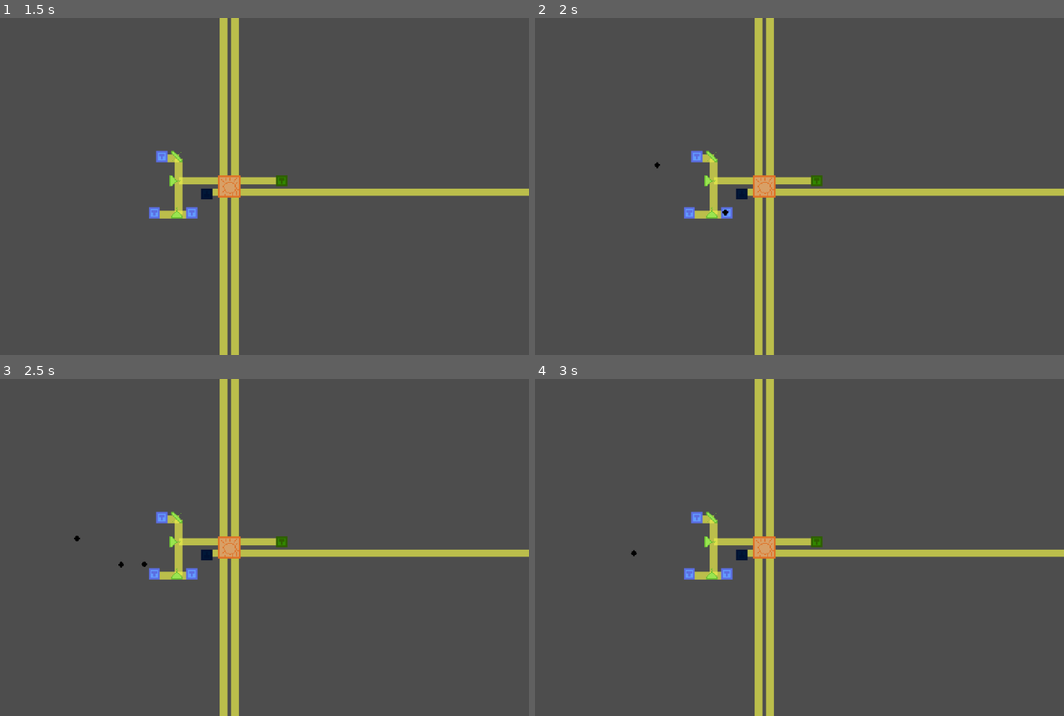
Above: before the commit, frames 1-4 (two rows, left to right).
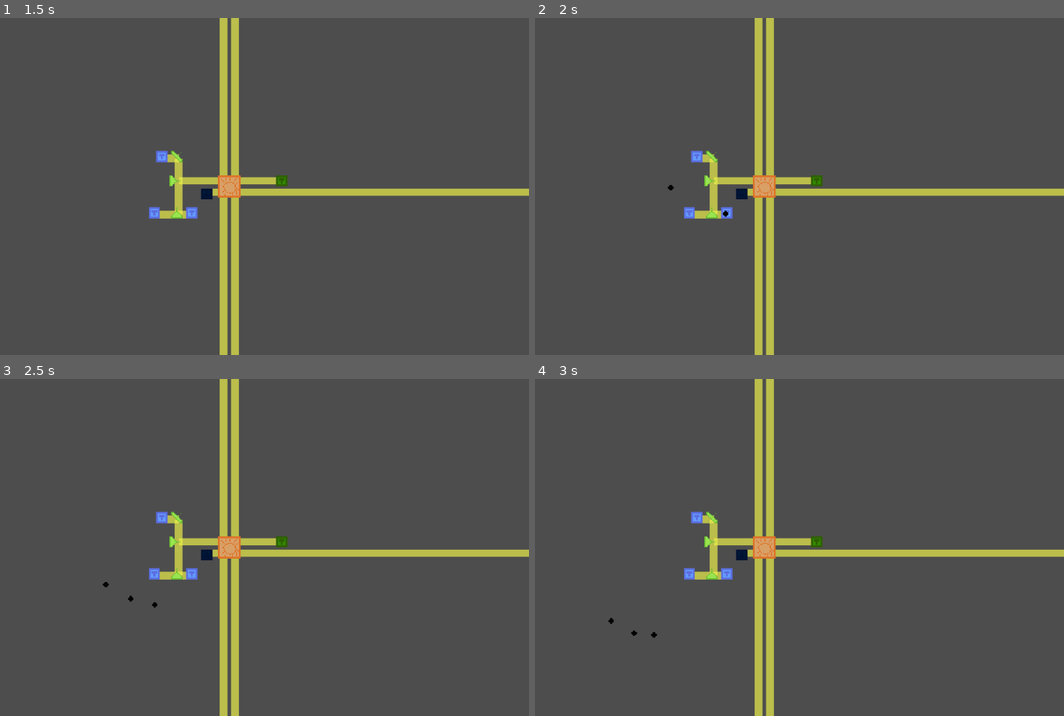
Above: after the commit, the same moments.

Repository: TrueHopolok/gj_solarnight
Game: Godot game, scene res://scenes/main_game_scene/main_game_scene.tscn
Same seed, same stepped clock (60 frames per second), same inputs: the game is played once before the commit and once after it.
Inputs (mouse positions are in pixels of both pictures, inside the frame that each line leads up to):
- Up to frame 1 (1.5 s): tap Enter at 0.5 s; move the mouse to (359, 169) at 0.52 s; hold Right mouse button (delete_building) 0.53-1.28 s; tap Space at 1.25 s; move the mouse to (111, 203) at 1.27 s; click (111, 203) at 1.35 s
- Up to frame 2 (2 s): no input
- Up to frame 3 (2.5 s): move the mouse to (290, 473) at 2.02 s; hold Right mouse button (delete_building) from 2.03 s (still down)
- Up to frame 4 (3 s): move the mouse to (736, 614) at 2.77 s; release Right mouse button (delete_building) at 2.78 s; click (736, 614) at 2.85 s

Frame 1 is identical in both runs. In frame 2, less than 0.1% of the frame differs, in the area x 22-37%, y 42-60%; in frame 3, less than 0.1%, in the area x 14-30%, y 46-68%; in frame 4, less than 0.1%.

Commit message:
chore: tidy scenes

Diff:
--- a/scenes/enemy/enemy_projectile/enemy_projectile.tscn
+++ b/scenes/enemy/enemy_projectile/enemy_projectile.tscn
@@ -7,7 +7,6 @@
 [node name="EnemyProjectile" type="Area2D" unique_id=528964790]
 collision_layer = 0
 input_pickable = false
-monitorable = false
 script = ExtResource("1_jr3ss")
 
 [node name="CollisionShape2D" type="CollisionShape2D" parent="." unique_id=1632511940]
--- a/scenes/main_game_scene/main_game_scene.tscn
+++ b/scenes/main_game_scene/main_game_scene.tscn
@@ -4,16 +4,12 @@
 [ext_resource type="PackedScene" uid="uid://cpvo88ktvlqb4" path="res://scenes/game_manager/game_manager.tscn" id="2_k1t50"]
 [ext_resource type="PackedScene" uid="uid://dco3bp4wnx0tl" path="res://scenes/building/sun/sun.tscn" id="3_k1t50"]
 [ext_resource type="Script" uid="uid://ca785icsltr3n" path="res://scenes/builder/builder.gd" id="4_0w8pv"]
-[ext_resource type="PackedScene" uid="uid://c00c3vtmev4dv" path="res://scenes/building/mirror/mirror_dr.tscn" id="4_k87rj"]
 [ext_resource type="PackedScene" uid="uid://dym5qbfu5h0e4" path="res://scenes/building/mirror/mirror_dl.tscn" id="5_dw0dr"]
 [ext_resource type="PackedScene" uid="uid://un6w6s3k87c8" path="res://scenes/building/mirror/splitter_r.tscn" id="6_8hmrp"]
-[ext_resource type="PackedScene" uid="uid://bhx3tkm8c6n24" path="res://scenes/building/mirror/splitter_l.tscn" id="7_hnlf3"]
-[ext_resource type="PackedScene" uid="uid://dmgorvreasa72" path="res://scenes/building/mirror/splitter_b.tscn" id="8_pp6md"]
 [ext_resource type="PackedScene" uid="uid://bt740y4ks0po" path="res://scenes/building/mirror/splitter_t.tscn" id="9_ev87i"]
 [ext_resource type="PackedScene" uid="uid://ddv7ul50cfopu" path="res://scenes/building/tower/canon.tscn" id="10_gq030"]
 [ext_resource type="PackedScene" uid="uid://b5q0rxrnelrcs" path="res://scenes/building/tower/laser.tscn" id="11_ty5rg"]
 [ext_resource type="PackedScene" uid="uid://qfyraiudtjlh" path="res://scenes/building/tower/mortar.tscn" id="12_gkc0x"]
-[ext_resource type="PackedScene" uid="uid://cf52t3s72va4v" path="res://scenes/enemy/enemy_type/enemy_shield.tscn" id="14_dw0dr"]
 
 [node name="MainGameScene" type="Node2D" unique_id=521506140 groups=["main_game_scene"]]
 script = ExtResource("1_7csvj")
@@ -33,7 +29,6 @@
 
 [node name="Builder" type="Node2D" parent="." unique_id=645637280]
 script = ExtResource("4_0w8pv")
-placeables = Array[PackedScene]([ExtResource("4_k87rj"), ExtResource("5_dw0dr"), ExtResource("6_8hmrp"), ExtResource("7_hnlf3"), ExtResource("8_pp6md"), ExtResource("9_ev87i"), ExtResource("10_gq030"), ExtResource("11_ty5rg"), ExtResource("12_gkc0x")])
 metadata/_custom_type_script = "uid://ca785icsltr3n"
 
 [node name="Sun" parent="." unique_id=1057295584 instance=ExtResource("3_k1t50")]
@@ -54,9 +49,6 @@
 position = Vector2(-24, 8)
 reload_time = 0.1
 
-[node name="Enemy" parent="." unique_id=840357590 instance=ExtResource("14_dw0dr")]
-position = Vector2(-272, -3)
-
 [node name="SplitterR" parent="." unique_id=604295282 instance=ExtResource("6_8hmrp")]
 position = Vector2(-58, -6)
 
Not shown: 1 places in assets/build_list/build_list.tres that only renumber resources
